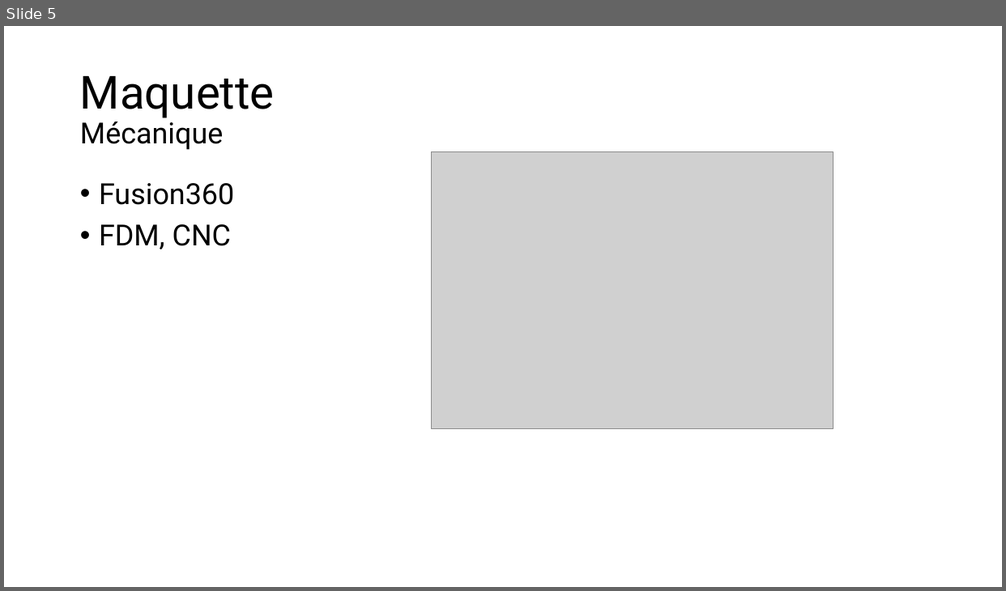
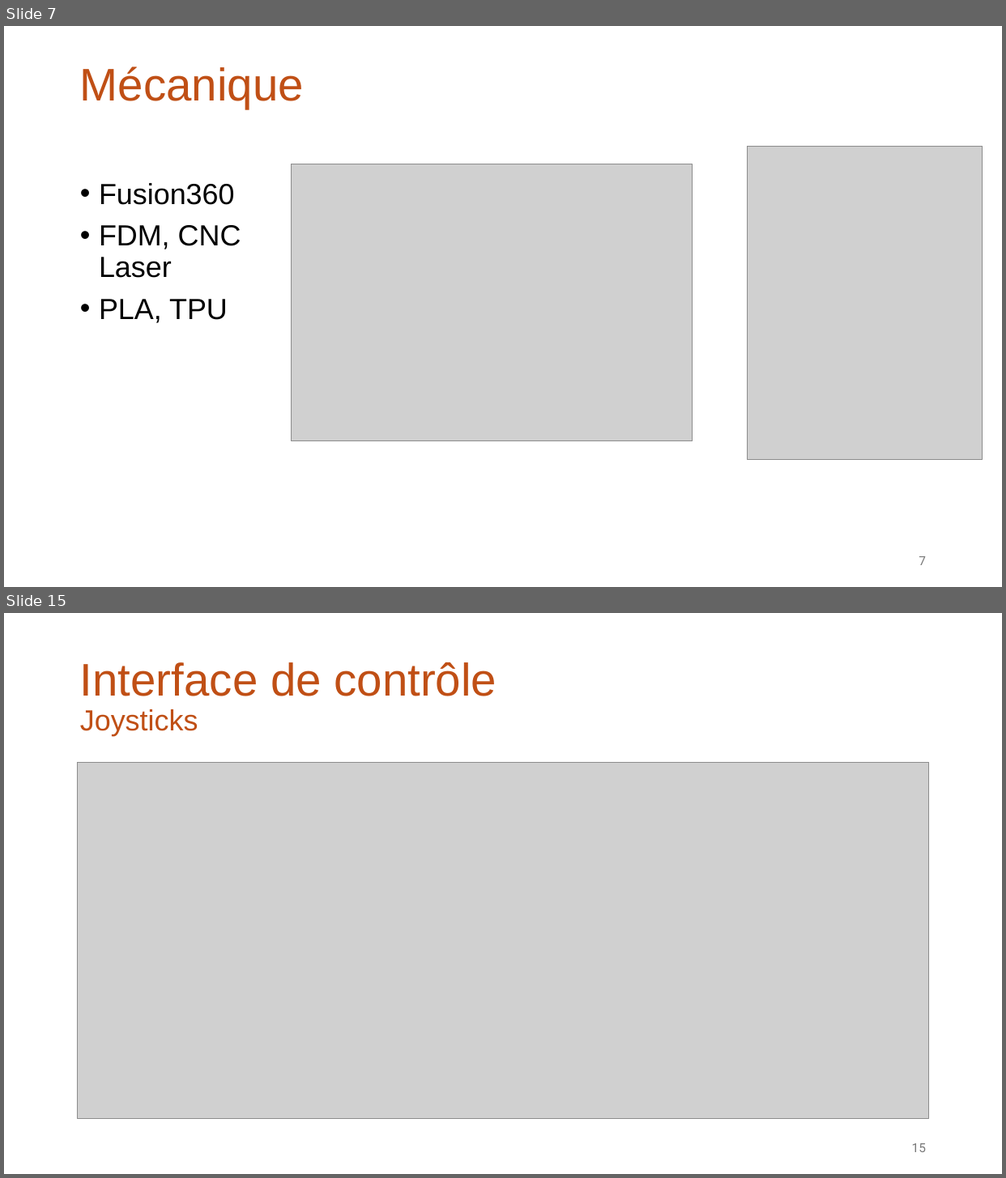
Before and after one commit to Ding-Jeremy/Self-Balancing-Bot, a slide deck: A_Documentation/Defense.pptx. Shown one above the other, each under a label of ours: slide 5 before the commit, slides 7 and 15 after it; the slides between them are not shown. The pictures are 1006x591 and 1006x1178 pixels, drawn with LibreOffice and Linux fonts; fonts in the diff are those of the drawing; grey boxes stand for pictures. Boxes give left, top, right and bottom in pixels: in the first picture for what was removed or moved away, otherwise in the second. Text is boxed around its words. In the diff, an @@ line names an element or a change of style, - is before the commit and + after.

```diff
--- a/A_Documentation/Defense.pptx
+++ b/A_Documentation/Defense.pptx
@@ slide 15 added at [4, 613, 1002, 1174], background #FFFFFF @@
@@ title added at [80, 662, 496, 736], 44 pt, text #C04F15 @@
+Interface de contrôle
+Joysticks
@@ picture added at [78, 763, 929, 1119] @@
@@ page number added at [912, 1144, 926, 1152], 12 pt, text #797979 @@
+15
@@ what was slide 5 is now slide 7 @@
@@ slide 7 changed as well @@
@@ title at [80, 66, 304, 109]: text changed; size 28 to 44 pt; font Roboto to Arial; text colour #000000 to #C04F15 @@
-Maquette
-Mécanique
+Mécanique
@@ picture added at [748, 147, 982, 460] @@
@@ picture: place and size @@
-picture at [432, 152, 833, 429]
+picture at [291, 165, 692, 442]
@@ text at [99, 183, 235, 205]: font Roboto to Arial in "Fusion360" @@
@@ text at [99, 225, 241, 323]: text changed; font Roboto to Arial @@
-• FDM, CNC
+• FDM, CNC
+  Laser
+• PLA, TPU
@@ page number added at [918, 557, 926, 565], 12 pt, text #797979 @@
+7
```
Also in this commit, not shown: 4 other slides changed, 23 other slides added, 14 other files.
